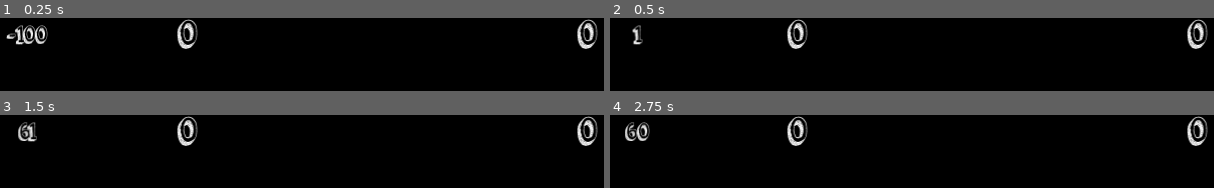
Above: before the commit, frames 1-4 (two rows, left to right).
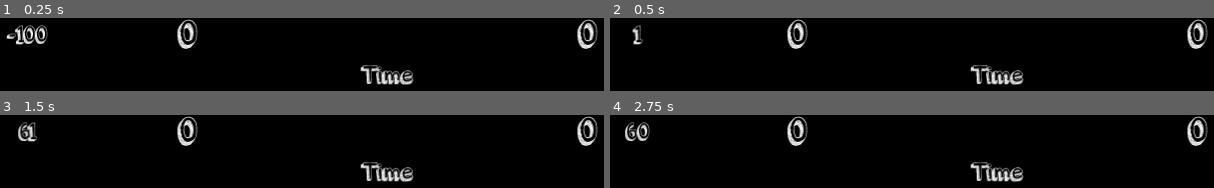
Above: after the commit, the same moments.

Repository: Ludermis/Podchest
Game: Godot game, scene res://Prefabs/Scenes/GameScene.tscn
Same seed, same stepped clock (60 frames per second), same inputs: the game is played once before the commit and once after it. This scene is started directly instead of the project's main scene.
Inputs:
- Up to frame 1 (0.25 s): no input
- Up to frame 2 (0.5 s): no input
- Up to frame 3 (1.5 s): hold D (right) 0.53-1.28 s; tap Enter at 1.25 s; hold S (down) from 1.28 s (still down)
- Up to frame 4 (2.75 s): tap Space at 2 s; release S (down) at 2.03 s; hold D (right) from 2.03 s (still down)

The runs differ from the first frame. In frame 1, 1.4% of the frame differs, in the area x 59-69%, y 64-92%; in frame 2, 1.4%; in frame 3, 1.4%; in frame 4, 1.4%.

Commit message:
Lynext
Waiting scene vs

Diff:
--- /dev/null
+++ b/Prefabs/Scenes/GameOverScene.tscn
@@ -0,0 +1,104 @@
+[gd_scene load_steps=8 format=2]
+
+[ext_resource path="res://Fonts/orange juice 2.0.ttf" type="DynamicFontData" id=1]
+
+[sub_resource type="GDScript" id=1]
+script/source = "extends Node2D
+
+
+func _ready():
+	rpc_id(1,\"leaveRoom\",Client.selfPeerID)
+	if Vars.endGameStats[\"winner\"] == Vars.myTeam:
+		$\"Title\".text = \"VICTORY\"
+		$\"Title\".modulate = Color.lime
+	elif Vars.endGameStats[\"winner\"] != -1:
+		$\"Title\".text = \"DEFEAT\"
+		$\"Title\".modulate = Color.red
+	else:
+		$\"Title\".text = \"DRAW\"
+		$\"Title\".modulate = Color.blue
+	$Score1.modulate = Vars.teams[1][\"color\"]
+	$Score1.text = str(Vars.endGameStats[\"scores\"][1])
+	$Score2.modulate = Vars.teams[2][\"color\"]
+	$Score2.text = str(Vars.endGameStats[\"scores\"][2])
+	Vars.clearVars()
+"
+
+[sub_resource type="DynamicFont" id=2]
+size = 96
+font_data = ExtResource( 1 )
+
+[sub_resource type="DynamicFont" id=3]
+size = 64
+font_data = ExtResource( 1 )
+
+[sub_resource type="DynamicFontData" id=4]
+font_path = "res://Fonts/orange juice 2.0.ttf"
+
+[sub_resource type="DynamicFont" id=5]
+size = 84
+font_data = SubResource( 4 )
+
+[sub_resource type="GDScript" id=6]
+script/source = "extends Button
+
+
+func _ready():
+	pass
+
+func _on_MainMenuButton_pressed():
+	get_tree().change_scene(\"res://Prefabs/Scenes/MainScene.tscn\")
+"
+
+[node name="Main" type="Node2D"]
+script = SubResource( 1 )
+
+[node name="Title" type="Label" parent="."]
+margin_right = 1280.0
+margin_bottom = 192.0
+custom_fonts/font = SubResource( 2 )
+text = "TITLE"
+align = 1
+valign = 1
+__meta__ = {
+"_edit_use_anchors_": false
+}
+
+[node name="Score1" type="Label" parent="."]
+margin_top = 192.0
+margin_right = 640.0
+margin_bottom = 384.0
+custom_fonts/font = SubResource( 3 )
+text = "Score1"
+align = 1
+valign = 1
+__meta__ = {
+"_edit_use_anchors_": false
+}
+
+[node name="Score2" type="Label" parent="."]
+margin_left = 640.0
+margin_top = 192.0
+margin_right = 1280.0
+margin_bottom = 384.0
+custom_fonts/font = SubResource( 3 )
+text = "Score2"
+align = 1
+valign = 1
+__meta__ = {
+"_edit_use_anchors_": false
+}
+
+[node name="MainMenuButton" type="Button" parent="."]
+margin_left = 384.0
+margin_top = 448.0
+margin_right = 896.0
+margin_bottom = 576.0
+custom_fonts/font = SubResource( 5 )
+text = "Main Menu"
+flat = true
+script = SubResource( 6 )
+__meta__ = {
+"_edit_use_anchors_": false
+}
+[connection signal="pressed" from="MainMenuButton" to="MainMenuButton" method="_on_MainMenuButton_pressed"]
--- a/Prefabs/Scenes/GameScene.tscn
+++ b/Prefabs/Scenes/GameScene.tscn
@@ -44,6 +44,18 @@
 "_edit_use_anchors_": false
 }
 
+[node name="Time" type="Label" parent="CanvasLayer"]
+margin_top = 64.0
+margin_right = 1280.0
+margin_bottom = 128.0
+custom_fonts/font = SubResource( 2 )
+text = "Time"
+align = 1
+valign = 1
+__meta__ = {
+"_edit_use_anchors_": false
+}
+
 [node name="Score2" type="Label" parent="CanvasLayer"]
 margin_left = 640.0
 margin_right = 1280.0
--- a/Prefabs/Scenes/MainScene.tscn
+++ b/Prefabs/Scenes/MainScene.tscn
@@ -7,70 +7,105 @@
 
 
 func _ready():
-	pass
+	if Client.selfPeerID == 0:
+		Client.connectToServer()
+		Client.connect(\"connection_ok\",self,\"connection_ok\")
+		Client.connect(\"connection_failed\",self,\"connection_failed\")
+	else:
+		rpc_id(1,\"demandOnline\",Client.selfPeerID)
 
 func _process (delta):
 	pass
 
+func connection_ok ():
+	print(str(\"PeerID : \", Client.selfPeerID))
+	rpc_id(1,\"demandOnline\",Client.selfPeerID)
+
+func connection_failed ():
+	get_tree().change_scene_to(preload(\"res://Prefabs/Scenes/ConnectionFailedScene.tscn\"))
+
+remote func updateStats (d):
+	$LabelRooms.text = \"Rooms : \" + str(d[\"rooms\"])
+	$LabelOnline.text = \"Online : \" + str(d[\"playerCount\"])
 "
 
-[sub_resource type="DynamicFontData" id=6]
+[sub_resource type="DynamicFontData" id=2]
 font_path = "res://Fonts/orange juice 2.0.ttf"
 
-[sub_resource type="DynamicFont" id=2]
+[sub_resource type="DynamicFont" id=3]
 size = 84
-font_data = SubResource( 6 )
+font_data = SubResource( 2 )
 
-[sub_resource type="GDScript" id=3]
+[sub_resource type="GDScript" id=4]
 script/source = "extends Button
 
 
 func _ready():
 	pass
 
-
-func _on_Button_pressed():
-	Client.connectToServer()
-	Client.connect(\"connection_ok\",self,\"connection_ok\")
-	Client.connect(\"connection_failed\",self,\"connection_failed\")
-
-func connection_ok ():
-	get_tree().change_scene_to(preload(\"res://Prefabs/Scenes/GameScene.tscn\"))
-
-func connection_failed ():
-	get_tree().change_scene_to(preload(\"res://Prefabs/Scenes/ConnectionFailedScene.tscn\"))
+func _on_Quick1v1Button_pressed():
+	get_tree().change_scene_to(preload(\"res://Prefabs/Scenes/WaitingScene.tscn\"))
+	get_tree().root.get_node(\"Main\").rpc_id(1,\"playerJoined\",Client.selfPeerID,\"quick1v1\")
 "
 
-[sub_resource type="DynamicFont" id=4]
+[sub_resource type="GDScript" id=7]
+script/source = "extends Button
+
+
+func _ready():
+	pass
+
+func _on_Quick2v2Button_pressed():
+	get_tree().change_scene_to(preload(\"res://Prefabs/Scenes/WaitingScene.tscn\"))
+	get_tree().root.get_node(\"Main\").rpc_id(1,\"playerJoined\",Client.selfPeerID,\"quick2v2\")
+"
+
+[sub_resource type="DynamicFont" id=5]
 size = 172
 font_data = ExtResource( 2 )
 
-[sub_resource type="DynamicFont" id=5]
+[sub_resource type="DynamicFont" id=6]
 size = 48
 font_data = ExtResource( 2 )
 
 [node name="Main" type="Node2D"]
 script = SubResource( 1 )
+__meta__ = {
+"_edit_horizontal_guides_": [  ]
+}
 
-[node name="Button" type="Button" parent="."]
+[node name="Quick1v1Button" type="Button" parent="."]
 margin_left = 384.0
-margin_top = 320.0
+margin_top = 256.0
 margin_right = 896.0
-margin_bottom = 448.0
-custom_fonts/font = SubResource( 2 )
-text = "Quick Game"
+margin_bottom = 384.0
+custom_fonts/font = SubResource( 3 )
+text = "Quick 1v1"
 flat = true
-script = SubResource( 3 )
+script = SubResource( 4 )
+__meta__ = {
+"_edit_use_anchors_": false
+}
+
+[node name="Quick2v2Button" type="Button" parent="."]
+margin_left = 384.0
+margin_top = 384.0
+margin_right = 896.0
+margin_bottom = 512.0
+custom_fonts/font = SubResource( 3 )
+text = "Quick 2v2"
+flat = true
+script = SubResource( 7 )
 __meta__ = {
 "_edit_use_anchors_": false
 }
 
 [node name="Player" type="Node2D" parent="."]
 
-[node name="Label" type="Label" parent="."]
+[node name="Title" type="Label" parent="."]
 margin_right = 1280.0
 margin_bottom = 192.0
-custom_fonts/font = SubResource( 4 )
+custom_fonts/font = SubResource( 5 )
 text = "PODCHEST!"
 align = 1
 valign = 1
@@ -78,12 +113,12 @@
 "_edit_use_anchors_": false
 }
 
-[node name="Label2" type="Label" parent="."]
+[node name="LabelCredits" type="Label" parent="."]
 margin_left = 1088.0
 margin_top = 568.0
 margin_right = 1280.0
 margin_bottom = 718.0
-custom_fonts/font = SubResource( 5 )
+custom_fonts/font = SubResource( 6 )
 text = "Lynext
 Regnatif
 IckuT"
@@ -93,12 +128,12 @@
 "_edit_use_anchors_": false
 }
 
-[node name="Label3" type="Label" parent="."]
+[node name="LabelLudermis" type="Label" parent="."]
 margin_left = 1088.0
 margin_top = 416.0
 margin_right = 1280.0
 margin_bottom = 515.0
-custom_fonts/font = SubResource( 5 )
+custom_fonts/font = SubResource( 6 )
 text = "Ludermis
 Studios"
 align = 1
@@ -106,4 +141,29 @@
 __meta__ = {
 "_edit_use_anchors_": false
 }
-[connection signal="pressed" from="Button" to="Button" method="_on_Button_pressed"]
+
+[node name="LabelRooms" type="Label" parent="."]
+margin_top = 624.0
+margin_right = 192.0
+margin_bottom = 720.0
+custom_fonts/font = SubResource( 6 )
+text = "Rooms : 0"
+align = 1
+valign = 1
+__meta__ = {
+"_edit_use_anchors_": false
+}
+
+[node name="LabelOnline" type="Label" parent="."]
+margin_top = 520.0
+margin_right = 192.0
+margin_bottom = 616.0
+custom_fonts/font = SubResource( 6 )
+text = "Online : 0"
+align = 1
+valign = 1
+__meta__ = {
+"_edit_use_anchors_": false
+}
+[connection signal="pressed" from="Quick1v1Button" to="Quick1v1Button" method="_on_Quick1v1Button_pressed"]
+[connection signal="pressed" from="Quick2v2Button" to="Quick2v2Button" method="_on_Quick2v2Button_pressed"]
--- /dev/null
+++ b/Prefabs/Scenes/WaitingScene.tscn
@@ -0,0 +1,38 @@
+[gd_scene load_steps=5 format=2]
+
+[ext_resource path="res://Fonts/orange juice 2.0.ttf" type="DynamicFontData" id=1]
+[ext_resource path="res://Scripts/Scenes/WaitingScene.gd" type="Script" id=2]
+
+[sub_resource type="DynamicFont" id=1]
+size = 96
+font_data = ExtResource( 1 )
+
+[sub_resource type="DynamicFont" id=2]
+size = 64
+font_data = ExtResource( 1 )
+
+[node name="Main" type="Node2D"]
+script = ExtResource( 2 )
+
+[node name="Label" type="Label" parent="."]
+margin_right = 1280.0
+margin_bottom = 192.0
+custom_fonts/font = SubResource( 1 )
+text = "Waiting for other players.."
+align = 1
+valign = 1
+__meta__ = {
+"_edit_use_anchors_": false
+}
+
+[node name="Label2" type="Label" parent="."]
+margin_top = 192.0
+margin_right = 1280.0
+margin_bottom = 384.0
+custom_fonts/font = SubResource( 2 )
+text = "PLS Wait :)"
+align = 1
+valign = 1
+__meta__ = {
+"_edit_use_anchors_": false
+}
--- a/Scripts/Characters/Player.gd
+++ b/Scripts/Characters/Player.gd
@@ -44,5 +44,5 @@
 	var vec = Vars.optimizeVector(position + Vector2(32,32),64)
 	if !Vars.dirts.has(vec):
 		get_tree().root.get_node("Main").rpc_id(1,"dirtCreated",Client.selfPeerID,vec,modulate)
-	elif Vars.dirts[vec].realColor != modulate:
+	elif Vars.dirts[vec].team != Vars.myTeam:
 		get_tree().root.get_node("Main").rpc_id(1,"dirtChanged",Client.selfPeerID,vec,modulate)
--- a/Scripts/Effects/Dirt.gd
+++ b/Scripts/Effects/Dirt.gd
@@ -2,6 +2,7 @@
 
 var maxSize
 var realColor
+var team
 
 func _ready():
 	maxSize = scale.x
@@ -12,10 +13,10 @@
 	if modulate == realColor && scale.x == maxSize && scale.y == maxSize:
 		set_process(false)
 	if modulate != realColor:
-		modulate.r = lerp(modulate.r,realColor.r,delta * 4)
-		modulate.g = lerp(modulate.g,realColor.g,delta * 4)
-		modulate.b = lerp(modulate.b,realColor.b,delta * 4)
-		if abs((modulate.r - realColor.r) + (modulate.g - realColor.g) + (modulate.b - realColor.b)) < 0.1:
+		modulate.r = lerp(modulate.r,realColor.r,delta * 2)
+		modulate.g = lerp(modulate.g,realColor.g,delta * 2)
+		modulate.b = lerp(modulate.b,realColor.b,delta * 2)
+		if abs((modulate.r - realColor.r)) + abs((modulate.g - realColor.g)) + abs((modulate.b - realColor.b)) < 0.01:
 			modulate = realColor
 	if scale.x == maxSize:
 		return
--- a/Scripts/Global/Vars.gd
+++ b/Scripts/Global/Vars.gd
@@ -7,12 +7,33 @@
 var dirtCount = 0
 var dirts = {}
 var teams = {}
-var teamsByColors = {}
 var myTeam = -1
 var scores = {1: 0, 2: 0}
+var endGameStats
+
+func clearVars():
+	players = {}
+	dirtCount = 0
+	dirts = {}
+	teams = {}
+	myTeam = -1
+	scores = {1: 0, 2: 0}
 
 func _ready():
 	pass
+
+func timeToString (t):
+	var rtn = ""
+	var minutes = int(t / 60)
+	if minutes < 10:
+		rtn += "0"
+	rtn += str(minutes)
+	rtn += ":"
+	var seconds = int(t) % 60
+	if seconds < 10:
+		rtn += "0"
+	rtn += str(seconds)
+	return rtn
 
 func optimizeVector(pos, opt):
 	var newv = Vector2.ZERO;
--- a/Scripts/Scenes/GameScene.gd
+++ b/Scripts/Scenes/GameScene.gd
@@ -1,11 +1,7 @@
 extends Node2D
 
-var connectedFully = false
-
 func _ready():
-	print(str("PeerID : ", Client.selfPeerID))
-	rpc_id(1,"playerJoined",Client.selfPeerID,"quickgame")
-	connectedFully = true
+	rpc_id(1,"readyToGetObjects",Client.selfPeerID)
 
 func _process(delta):
 	pass
@@ -35,26 +31,34 @@
 	node.position = d["position"]
 	Vars.dirts[node.position] = node
 	node.realColor = d["color"]
-	Vars.scores[Vars.teamsByColors[node.realColor]] += 1
-	get_tree().root.get_node("Main").add_child(node)
+	node.team = d["team"]
+	Vars.scores[node.team] += 1
+	add_child(node)
 	$"CanvasLayer/Score1".text = str(Vars.scores[1])
 	$"CanvasLayer/Score2".text = str(Vars.scores[2])
 
 remote func dirtChanged (d):
-	Vars.scores[Vars.teamsByColors[Vars.dirts[d["position"]].realColor]] -= 1
+	Vars.scores[Vars.dirts[d["position"]].team] -= 1
 	Vars.dirts[d["position"]].realColor = d["color"]
-	Vars.scores[Vars.teamsByColors[Vars.dirts[d["position"]].realColor]] += 1
+	Vars.dirts[d["position"]].team = d["team"]
+	Vars.scores[Vars.dirts[d["position"]].team] += 1
 	Vars.dirts[d["position"]].set_process(true)
 	$"CanvasLayer/Score1".text = str(Vars.scores[1])
 	$"CanvasLayer/Score2".text = str(Vars.scores[2])
 
 remote func updateTeams (d):
 	Vars.teams = d
-	for i in Vars.teams:
-		Vars.teamsByColors[Vars.teams[i]["color"]] = i
 	$"CanvasLayer/Score1".modulate = Vars.teams[1]["color"]
 	$"CanvasLayer/Score2".modulate = Vars.teams[2]["color"]
 
+remote func gameEnded (d):
+	Vars.endGameStats = d
+	$FPSTimer.stop()
+	get_tree().change_scene("res://Prefabs/Scenes/GameOverScene.tscn")
+
+remote func gotGameTime (time):
+	$"CanvasLayer/Time".text = Vars.timeToString(time)
 
 func _on_FPSTimer_timeout():
 	$"CanvasLayer/FPS".set_text(str(Engine.get_frames_per_second()))
+	rpc_id(1,"demandGameTime",Client.selfPeerID)
--- /dev/null
+++ b/Scripts/Scenes/WaitingScene.gd
@@ -0,0 +1,8 @@
+extends Node2D
+
+
+func _ready():
+	pass
+
+remote func gameStarted ():
+	get_tree().change_scene("res://Prefabs/Scenes/GameScene.tscn")
Not shown: 1 places in Prefabs/Scenes/MainScene.tscn that only renumber resources
